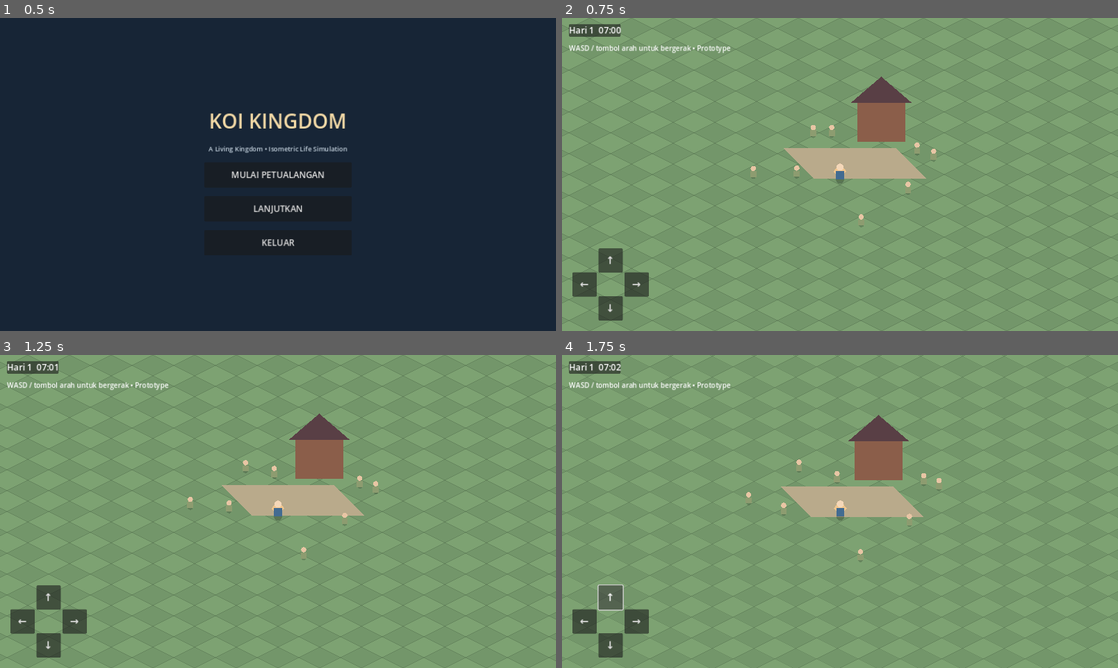
Above: before the commit, frames 1-4 (two rows, left to right).
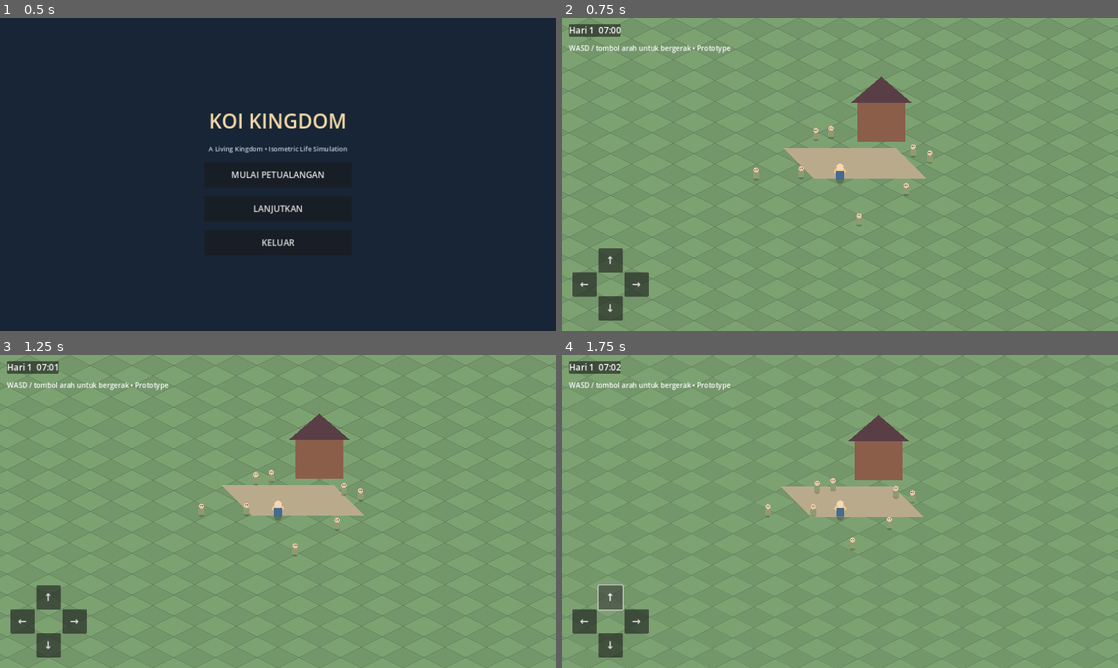
Above: after the commit, the same moments.

Repository: Koidyavol/Koikingdom
Game: Godot game, scene res://scenes/main/MainMenu.tscn
The game is run twice, just before and just after one commit, with the same random seed, the same clock (stepped at 60 frames per second) and the same inputs.
Inputs:
- Up to frame 1 (0.5 s): no input
- Up to frame 2 (0.75 s): click "MULAI PETUALANGAN" at 0.5 s
- Up to frame 3 (1.25 s): no input
- Up to frame 4 (1.75 s): click "↑" at 1.25 s

Frame 1 is identical in both runs. In frame 2, 0.3% of the frame differs, in the area x 33-68%, y 34-67%; in frame 3, 0.5%, in the area x 33-69%, y 33-66%; in frame 4, 0.5%.

Commit message:
Add autonomous citizen identity and needs

Diff:
--- a/scripts/characters/npc.gd
+++ b/scripts/characters/npc.gd
@@ -1,25 +1,133 @@
 extends Node2D
 
+signal selected(profile: Dictionary)
+
+var npc_id := ""
+var npc_name := "Villager"
+var race := "Human"
+var gender := "Female"
+var age := 20
+var job := "Farmer"
+var personality := "Kind"
+var hunger := 100.0
+var energy := 100.0
+var social := 75.0
+
+var speed := 34.0
 var wander_target := Vector2.ZERO
 var wander_timer := 0.0
-var speed := 28.0
-var npc_name := "Villager"
+var need_timer := 0.0
+var current_activity := "Relaxing"
+var body_color := Color("#8d9c70")
+var _last_schedule_hour := -1
+
+func setup(data: Dictionary) -> void:
+    npc_id = str(data.get("id", ""))
+    npc_name = str(data.get("name", "Villager"))
+    race = str(data.get("race", "Human"))
+    gender = str(data.get("gender", "Female"))
+    age = int(data.get("age", 20))
+    job = str(data.get("job", "Farmer"))
+    personality = str(data.get("personality", "Kind"))
+    hunger = clampf(float(data.get("hunger", 100.0)), 0.0, 100.0)
+    energy = clampf(float(data.get("energy", 100.0)), 0.0, 100.0)
+    social = clampf(float(data.get("social", 75.0)), 0.0, 100.0)
+    if data.has("position") and data.position is Array and data.position.size() >= 2:
+        position = Vector2(float(data.position[0]), float(data.position[1]))
+    _choose_activity(true)
 
 func _ready() -> void:
+    if npc_id.is_empty():
+        npc_id = "citizen_%d" % randi()
     _choose_target()
 
 func _process(delta: float) -> void:
+    var hour := TimeManager.hour
+    if hour != _last_schedule_hour:
+        _choose_activity(false)
     wander_timer -= delta
-    if wander_timer <= 0.0 or global_position.distance_to(wander_target) < 5.0:
+    if wander_timer <= 0.0 or global_position.distance_to(wander_target) < 7.0:
         _choose_target()
     global_position = global_position.move_toward(wander_target, speed * delta)
+
+    need_timer += delta
+    if need_timer >= 12.0:
+        need_timer = 0.0
+        hunger = maxf(0.0, hunger - 1.0)
+        energy = maxf(0.0, energy - (0.5 if current_activity == "Working" else 0.25))
+        social = maxf(0.0, social - 0.35)
+        if current_activity == "Eating":
+            hunger = minf(100.0, hunger + 4.0)
+        elif current_activity == "Sleeping":
+            energy = minf(100.0, energy + 5.0)
+        elif current_activity == "Socializing":
+            social = minf(100.0, social + 4.0)
     queue_redraw()
 
+func _choose_activity(force: bool) -> void:
+    _last_schedule_hour = TimeManager.hour
+    var hour := TimeManager.hour
+    if energy < 18.0 or hour >= 22 or hour < 6:
+        current_activity = "Sleeping"
+    elif hunger < 28.0 or hour == 12:
+        current_activity = "Eating"
+    elif hour >= 7 and hour < 17:
+        current_activity = "Working"
+    elif hour >= 17 and hour < 21:
+        current_activity = "Socializing"
+    else:
+        current_activity = "Relaxing"
+    if force:
+        _choose_target()
+
 func _choose_target() -> void:
-    wander_timer = randf_range(2.0, 5.0)
-    wander_target = global_position + Vector2(randf_range(-90, 90), randf_range(-45, 45))
+    wander_timer = randf_range(2.5, 5.0)
+    var center := Vector2(640, 360)
+    match current_activity:
+        "Working":
+            match job:
+                "Farmer": center = Vector2(330, 470)
+                "Merchant": center = Vector2(760, 350)
+                "Guard": center = Vector2(660, 235)
+                "Student": center = Vector2(850, 245)
+                "Blacksmith": center = Vector2(520, 250)
+                "Healer": center = Vector2(890, 390)
+                "Fisher": center = Vector2(300, 300)
+                _: center = Vector2(640, 360)
+        "Eating": center = Vector2(600, 390)
+        "Sleeping": center = Vector2(640, 360)
+        "Socializing": center = Vector2(690, 420)
+        _: center = Vector2(640, 360)
+    wander_target = center + Vector2(randf_range(-55, 55), randf_range(-28, 28))
+
+func get_profile() -> Dictionary:
+    return {
+        "id": npc_id, "name": npc_name, "race": race, "gender": gender,
+        "age": age, "job": job, "personality": personality,
+        "activity": current_activity, "hunger": roundi(hunger),
+        "energy": roundi(energy), "social": roundi(social)
+    }
+
+func get_save_data() -> Dictionary:
+    var data := get_profile()
+    data["position"] = [position.x, position.y]
+    return data
+
+func _input(event: InputEvent) -> void:
+    var tapped := false
+    var tap_position := Vector2.ZERO
+    if event is InputEventMouseButton and event.button_index == MOUSE_BUTTON_LEFT and event.pressed:
+        tapped = true
+        tap_position = get_global_mouse_position()
+    elif event is InputEventScreenTouch and event.pressed:
+        tapped = true
+        tap_position = get_global_mouse_position()
+    if tapped and global_position.distance_to(tap_position) < 28.0:
+        selected.emit(get_profile())
 
 func _draw() -> void:
-    draw_circle(Vector2(0, 9), 6, Color(0, 0, 0, 0.18))
+    draw_circle(Vector2(0, 9), 7, Color(0, 0, 0, 0.18))
     draw_circle(Vector2(0, -9), 6, Color("#e8c5a4"))
-    draw_rect(Rect2(-7, -3, 14, 14), Color("#8d9c70"))
+    draw_rect(Rect2(-7, -3, 14, 14), body_color)
+    draw_circle(Vector2(-2, -10), 1.0, Color("#493b35"))
+    draw_circle(Vector2(2, -10), 1.0, Color("#493b35"))
